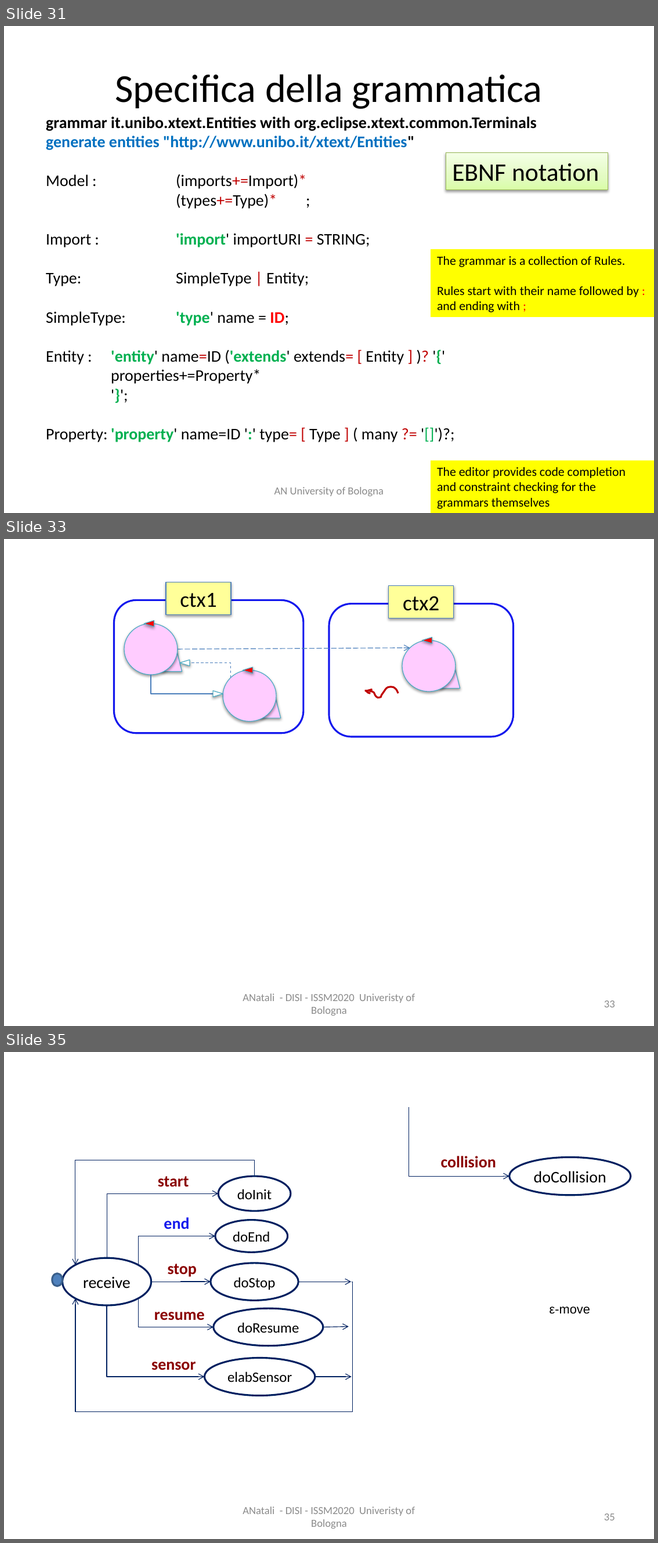
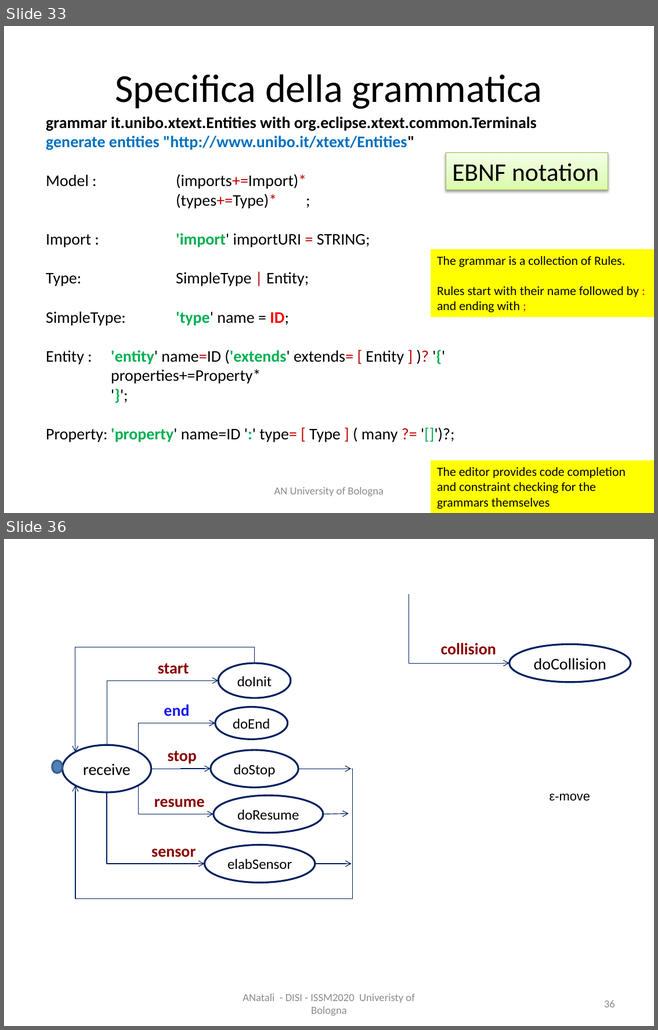
Before and after one commit to anatali/iss2020LabBo, a slide deck: it.unibo.issLabStart/userDocs/ISSM2020.pptx. Shown one above the other, each under a label of ours: slides 31, 33 and 35 before the commit, slides 33 and 36 after it; the slides between them are not shown. The pictures are 658x1543 and 658x1030 pixels, drawn with LibreOffice and Linux fonts; fonts in the diff are those of the drawing. Boxes give left, top, right and bottom in pixels: in the first picture for what was removed or moved away, otherwise in the second. Text is boxed around its words. In the diff, an @@ line names an element or a change of style, - is before the commit and + after.

```diff
--- a/it.unibo.issLabStart/userDocs/ISSM2020.pptx
+++ b/it.unibo.issLabStart/userDocs/ISSM2020.pptx
@@ slide 33 removed at box(4, 539, 654, 1026), background #FFFFFF @@
@@ rectangle removed at box(166, 583, 231, 615) @@
-ctx1
@@ rectangle removed at box(389, 586, 453, 618) @@
-ctx2
@@ rounded rectangle removed at box(114, 600, 303, 733) @@
@@ rounded rectangle removed at box(329, 604, 513, 737) @@
@@ ellipse removed at box(124, 624, 177, 675) @@
@@ triangle removed at box(144, 621, 154, 627) @@
@@ ellipse removed at box(402, 641, 455, 692) @@
@@ triangle removed at box(422, 637, 431, 643) @@
@@ parallelogram removed at box(157, 652, 182, 672) @@
@@ arrow removed from (177, 649) to (410, 648) @@
@@ triangle removed at box(179, 660, 189, 665) @@
@@ elbow line removed from (151, 675) to (223, 694) @@
@@ elbow line removed from (231, 678) to (190, 663) @@
@@ ellipse removed at box(223, 670, 276, 722) @@
@@ triangle removed at box(242, 667, 252, 673) @@
@@ parallelogram removed at box(434, 668, 459, 689) @@
@@ triangle removed at box(213, 691, 222, 697) @@
@@ freeform shape removed at box(365, 687, 398, 698) @@
@@ freeform shape removed at box(366, 690, 372, 692) @@
@@ freeform shape removed at box(366, 691, 371, 694) @@
@@ parallelogram removed at box(255, 697, 281, 718) @@
@@ text removed at box(242, 994, 415, 1016) @@
-ANatali - DISI - ISSM2020 Univeristy of Bologna
@@ page number removed at box(604, 1001, 615, 1008) @@
-33
@@ what was slide 31 is now slide 33 @@
@@ what was slide 35 is now slide 36 @@
@@ page number at box(604, 1000, 615, 1008): text changed @@
-35
+36
```
Also in this commit, not shown: 3 slides changed, 2 slides added, 34 other files.
